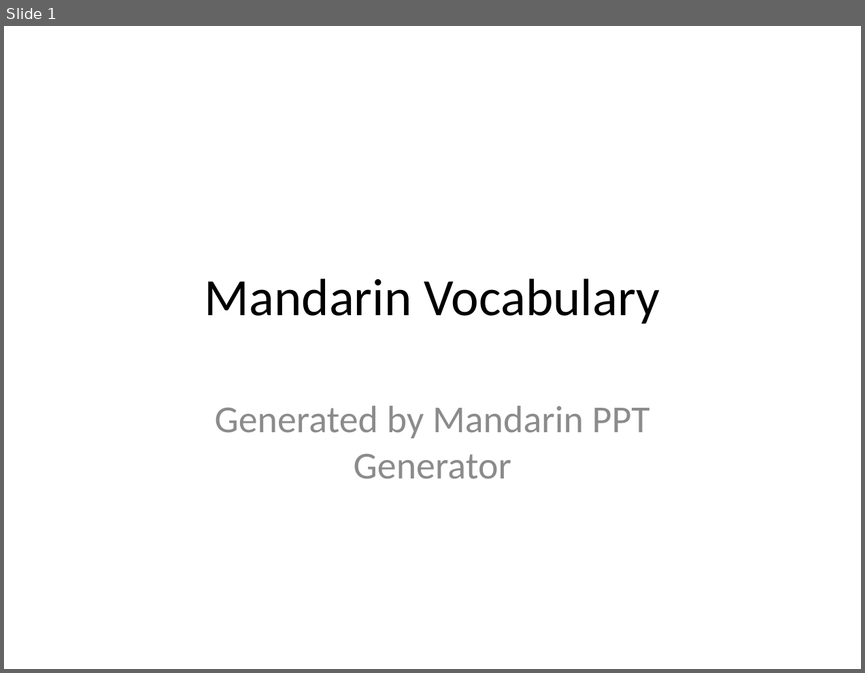
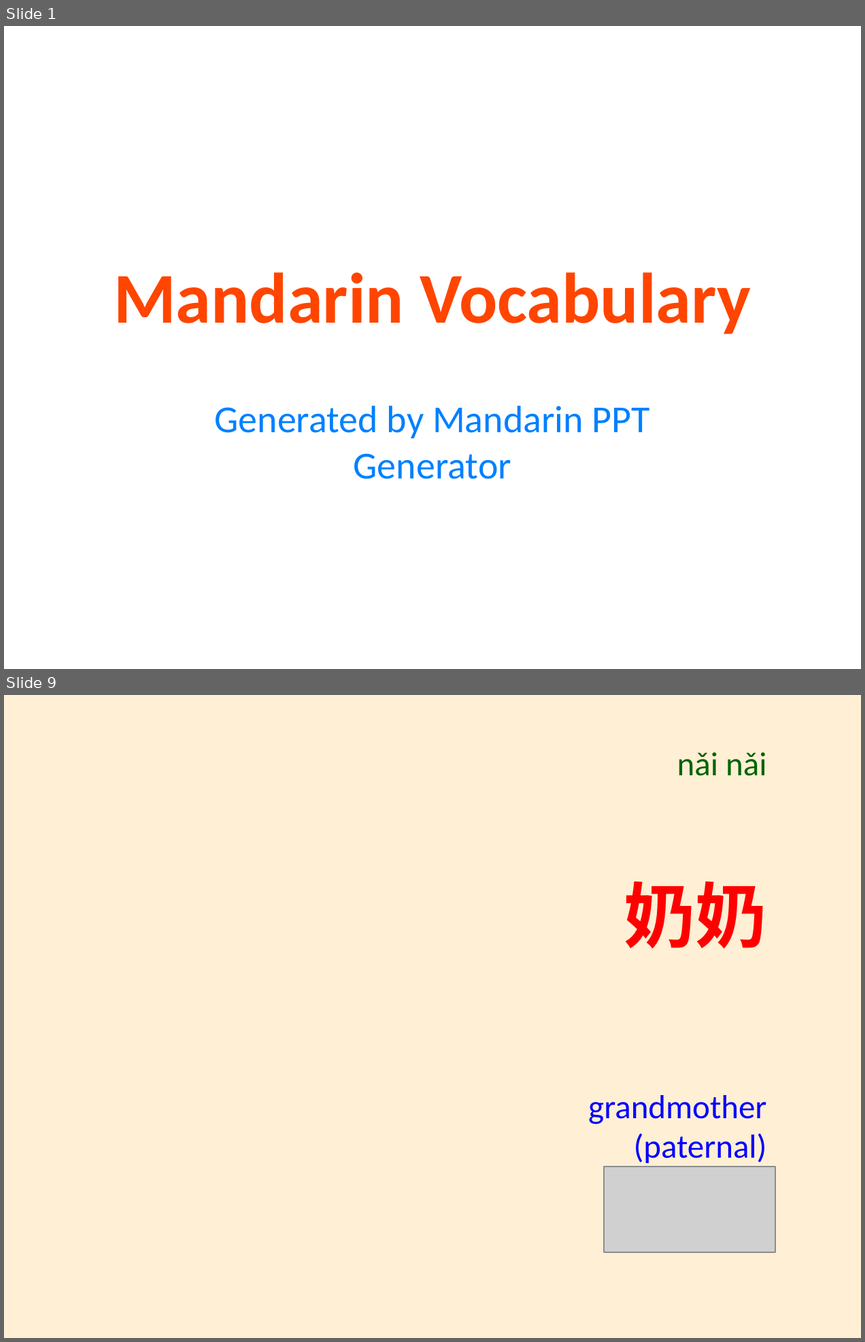
Before and after one commit to t1anzn/Mandarin-PPT-Generator, a slide deck: Mandarin_Vocabulary_PPT.pptx. Shown one above the other, each under a label of ours: slide 1 before the commit, slides 1 and 9 after it; the slides between them are not shown. The pictures are 865x673 and 865x1342 pixels, drawn with LibreOffice and Linux fonts; fonts in the diff are those of the drawing; grey boxes stand for pictures. Boxes give left, top, right and bottom in pixels: in the first picture for what was removed or moved away, otherwise in the second. Text is boxed around its words. In the diff, an @@ line names an element or a change of style, - is before the commit and + after.

```diff
--- a/Mandarin_Vocabulary_PPT.pptx
+++ b/Mandarin_Vocabulary_PPT.pptx
@@ slide 9 added at [4, 695, 861, 1338], background #FFEFD5 @@
@@ text added at [677, 752, 766, 776], 28 pt, text #006400 @@
+nǎi nǎi
@@ text added at [624, 881, 767, 949], 60 pt, text #FF0000, bold @@
+奶奶
@@ text added at [588, 1095, 767, 1163], 28 pt, text #0000FF @@
+grandmother (paternal)
@@ picture added at [604, 1166, 775, 1252] @@
@@ slide 1 changed as well @@
@@ title "Mandarin Vocabulary" at [113, 272, 751, 334]: size 44 to 60 pt, text colour #000000 to #FF4500, bold on @@
@@ subtitle "Generated by Mandarin PPT Generator" at [215, 405, 650, 479]: text colour #8C8C8C to #0080FF @@
```
Also in this commit, not shown: 14 other slides added, 3 slides removed, 22 other files.
